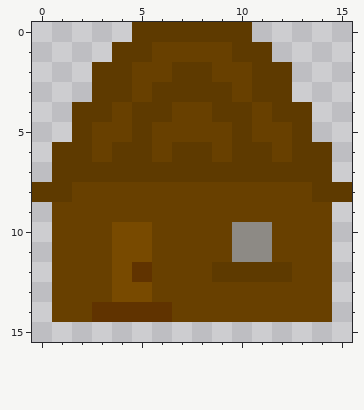
A pixel-art sprite gets an edit: main/assets/trader.png. Above, as it was before the edit.
The file is 16x16 pixels. Colours within 5 levels of each other are drawn and written as one.
After the commit:
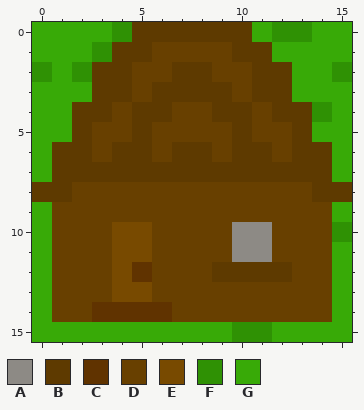
Palette (. is transparent): A #8d8a85  B #5e3a00  C #603300  D #684000  E #784a00  F #2f9104  G #38aa07
Edits made:
Colour F is added in row 0 at x 4 and 12 to 13; in row 1 at x 3; in row 2 at x 0, 2 and 15; in row 4 at x 14; in row 10 at x 15; in row 15 at x 10 to 11.
Colour G is added in row 0 at x 0 to 3, 11 and 14 to 15; in row 1 at x 0 to 2 and 12 to 15; in row 2 at x 1 and 13 to 14; in row 3 at x 0 to 2 and 13 to 15; in row 4 at x 0 to 1 and 15; in row 5 at x 0 to 1 and 14 to 15.
Colour G is added in rows 6 to 7 at x 0 and 15; in row 9 at x 0 and 15; in row 10 at x 0; in rows 11 to 14 at x 0 and 15; in row 15 at x 0 to 9 and 12 to 15.
Where, in picture pixels (left, top, right, bottom), the same in both pictures:
added: (32, 22, 352, 342)
